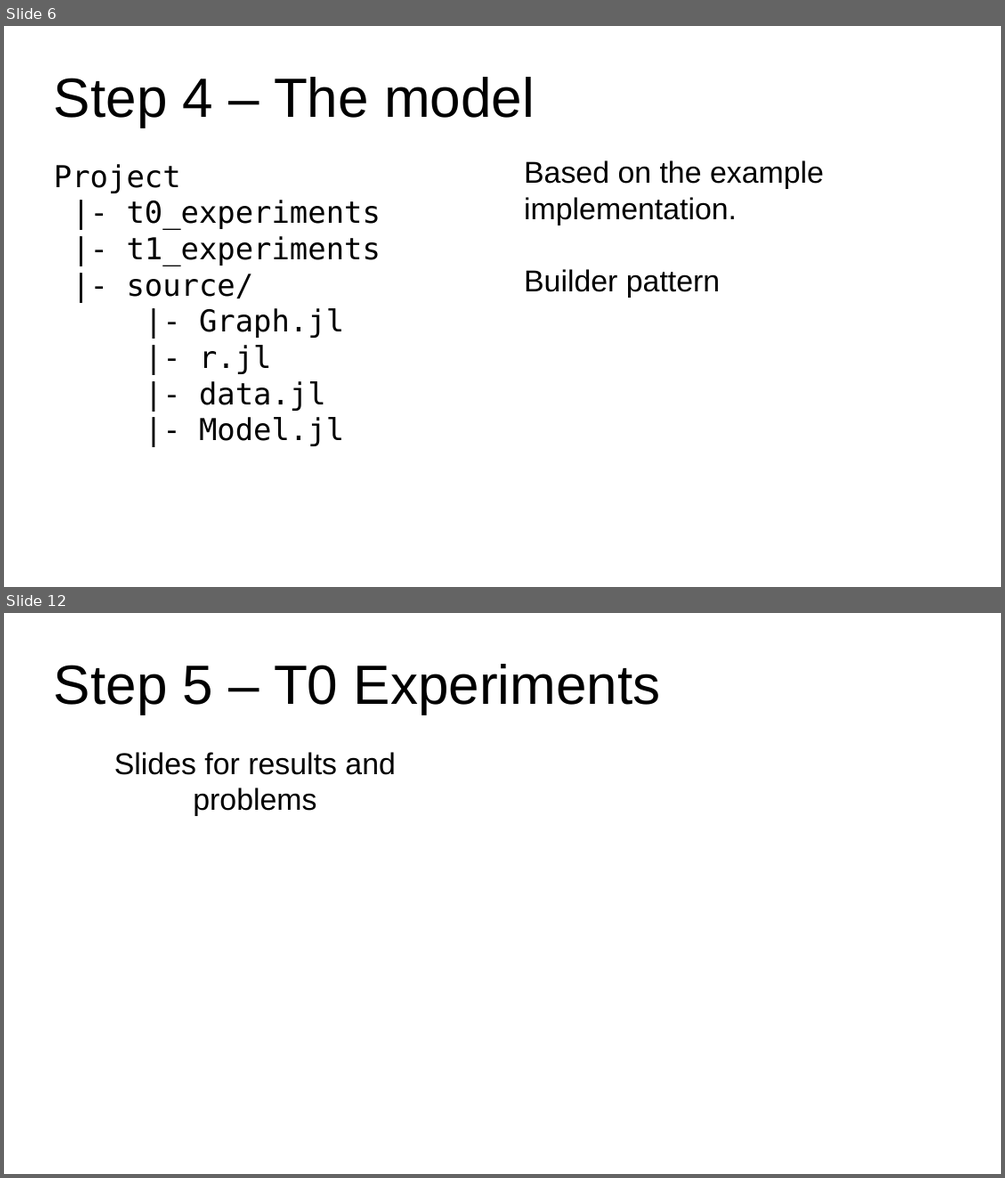
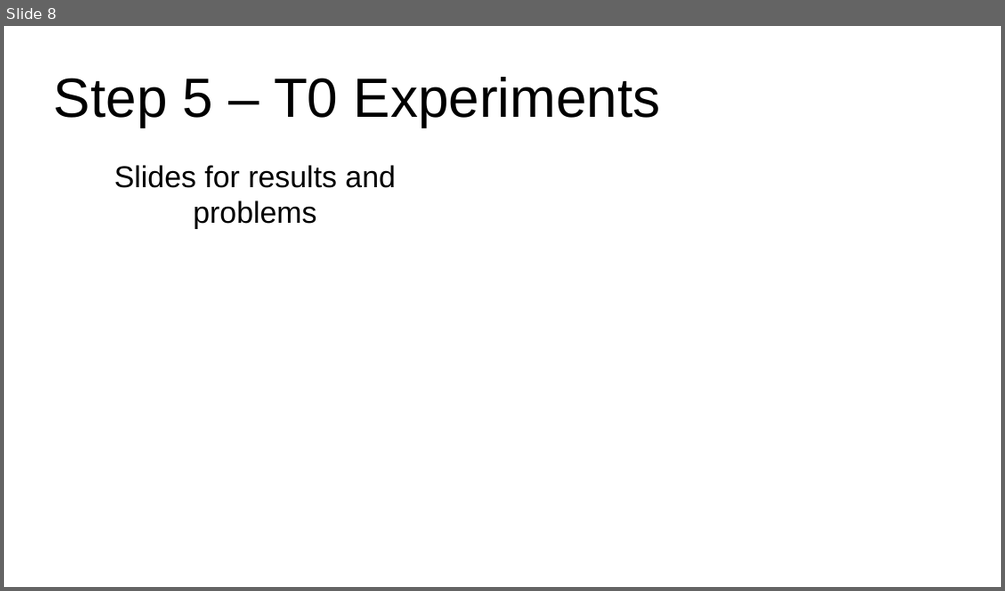
Before and after one commit to BytebenderCoco/kapt_orange_challenge, a slide deck: presentation/sketch.odp. Shown one above the other, each under a label of ours: slides 6 and 12 before the commit, slide 8 after it; the slides between them are not shown. The pictures are 1005x1178 and 1005x591 pixels, drawn with LibreOffice and Linux fonts; fonts in the diff are those of the drawing. Boxes give left, top, right and bottom in pixels: in the first picture for what was removed or moved away, otherwise in the second. Text is boxed around its words. In the diff, an @@ line names an element or a change of style, - is before the commit and + after.

```diff
--- a/presentation/sketch.odp
+++ b/presentation/sketch.odp
@@ slide 6 removed at [4,26,1001,587], background #FFFFFF @@
@@ title removed at [54,77,534,127] @@
-Step 4 – The model
@@ subtitle removed at [54,164,380,446] @@
-Project
-|- t0_experiments
-|- t1_experiments
-|- source/
-|- Graph.jl
-|- r.jl
-|- data.jl
-|- Model.jl
@@ text removed at [524,160,824,297] @@
-Based on the example implementation.
-Builder pattern
@@ what was slide 12 is now slide 8 @@
```
Also in this commit, not shown: 9 slides changed, 3 other slides removed, 1 other file.
